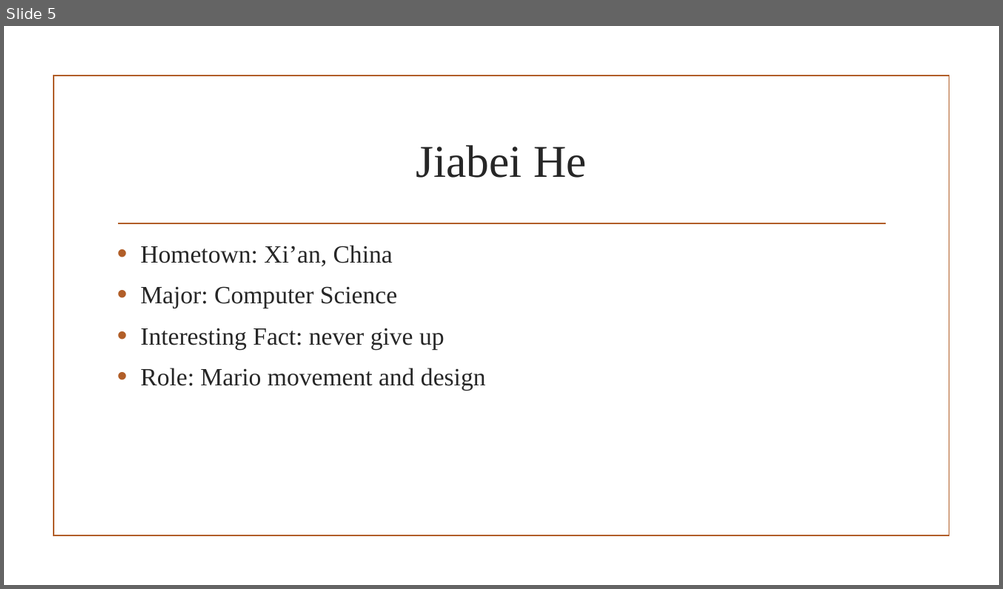
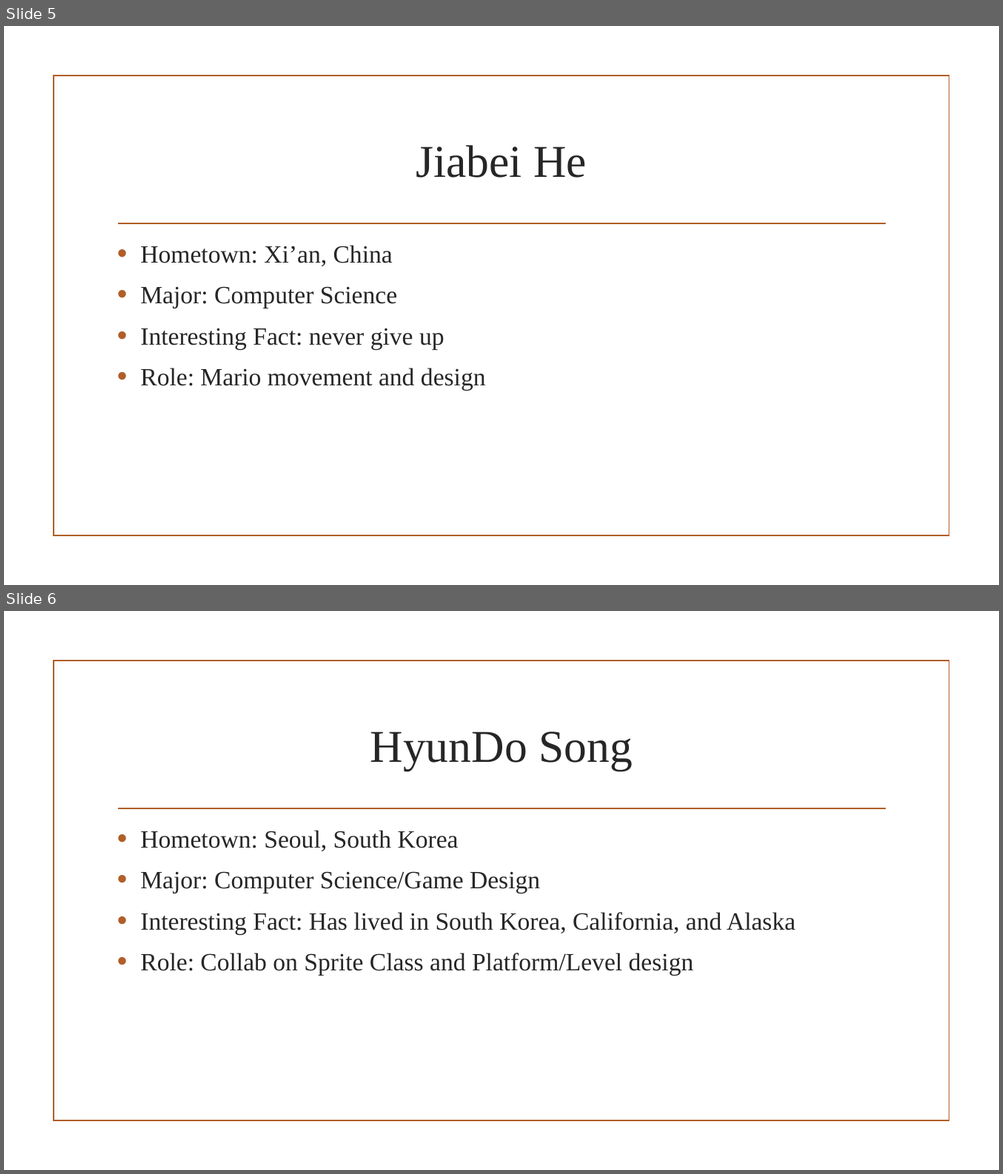
Before and after one commit to mdsoltan/Computer-Science-Group-Project, a slide deck: Mario Bros.pptx. Shown one above the other, each under a label of ours: slide 5 before the commit, slides 5 and 6 after it. The pictures are 1003x589 and 1003x1174 pixels, drawn with LibreOffice and Linux fonts; fonts in the diff are those of the drawing; background and template pictures are left out. Boxes give left, top, right and bottom in pixels: in the first picture for what was removed or moved away, otherwise in the second. Text is boxed around its words. In the diff, an @@ line names an element or a change of style, - is before the commit and + after.

Commit message:
Added HyunDo to Power Point

```diff
--- a/Mario Bros.pptx
+++ b/Mario Bros.pptx
@@ slide 6 added at <box>4,611,999,1170</box>, background picture (left out); not listed: 2 template elements that a slide beside it also shows @@
@@ title added at <box>370,732,632,771</box>, 44 pt, text #262626 @@
+HyunDo Song
@@ text added at <box>140,830,795,976</box>, 24 pt, text #262626 @@
+• Hometown: Seoul, South Korea
+• Major: Computer Science/Game Design
+• Interesting Fact: Has lived in South Korea, California, and Alaska
+• Role: Collab on Sprite Class and Platform/Level design
```
Also in this commit, not shown: 3 slides changed, 2 other files.
